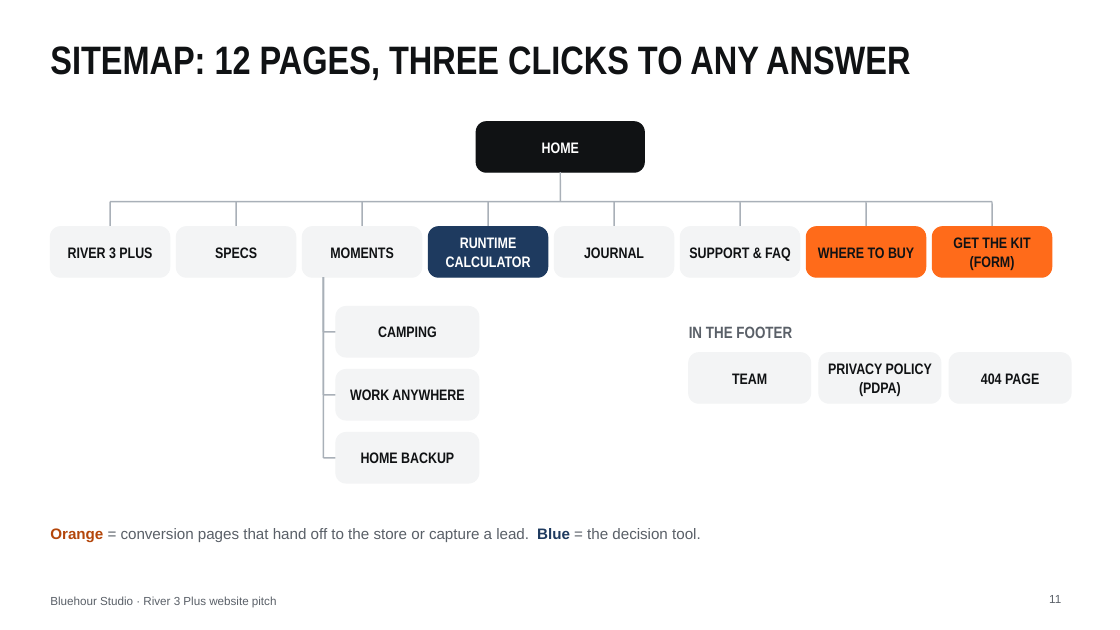
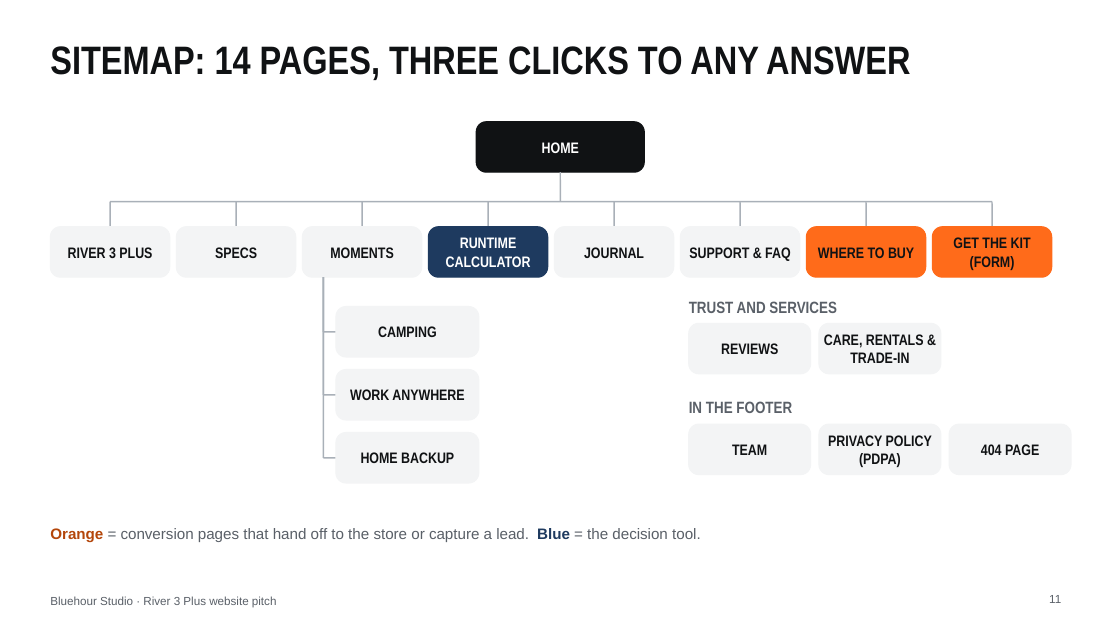
Before and after one commit to thecpinsiders/CS2024-Project-Website, a slide deck: slide 11 of Bluehour-Pitch-Deck.pptx. Drawn at 1120x630 pixels with LibreOffice and Linux fonts; fonts in the diff are those of the drawing. Boxes give left, top, right and bottom in pixels: in the first picture for what was removed or moved away, otherwise in the second. Text is boxed around its words. In the diff, an @@ line names an element or a change of style, - is before the commit and + after.

```diff
--- a/Bluehour-Pitch-Deck.pptx
+++ b/Bluehour-Pitch-Deck.pptx
@@ title at [50, 46, 910, 80]: text changed @@
-SITEMAP: 12 PAGES, THREE CLICKS TO ANY ANSWER
+SITEMAP: 14 PAGES, THREE CLICKS TO ANY ANSWER
@@ text added at [689, 301, 837, 313], 14 pt, text #5A6068, bold @@
+TRUST AND SERVICES
@@ rounded rectangle added at [689, 323, 811, 374], fill #F3F4F5, outline #F3F4F5 1 pt @@
@@ rounded rectangle added at [819, 323, 941, 374], fill #F3F4F5, outline #F3F4F5 1 pt @@
@@ text added at [721, 343, 778, 354], 13 pt, text #101214, bold @@
+REVIEWS
@@ text added at [824, 334, 924, 363], 13 pt, text #101214, bold @@
+CARE, RENTALS & TRADE-IN
@@ text "IN THE FOOTER": place and size @@
-text "IN THE FOOTER" at [689, 326, 792, 338]
+text "IN THE FOOTER" at [689, 401, 792, 413]
@@ 3 texts, 3 rounded rectangles: place and size @@
-3 texts, 3 rounded rectangles at [689, 353, 1071, 403]
+3 texts, 3 rounded rectangles at [689, 424, 1071, 475]
```
Also in this commit, not shown: 9 other slides changed, 1 slide added, 23 other files.
